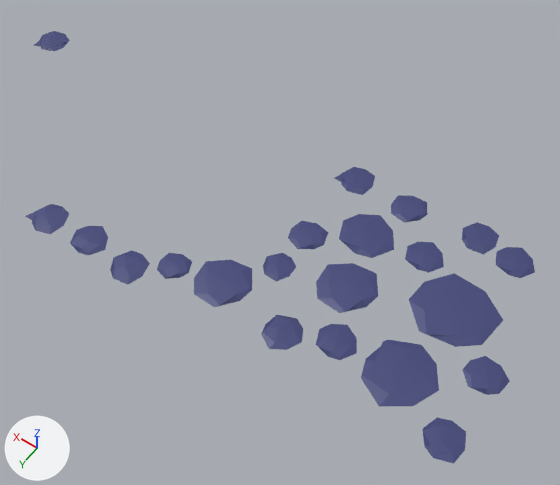
The FBX model World Builder/Assets/Development/Art/tileset_path_rocky.fbx, before and after one commit.
Before and after are seen from a 50 mm camera at (76.96, 8.31, 13.43) aimed at (83.33, -0.61, -0.58). The lights are fixed; the arrows at lower left show +X, +Y and +Z. Where no turn or scale is listed for an object, it has been applied to the vertices.

Names of what the first picture shows: 'path_tiles_flat', 'path_tiles_in', 'path_tiles_line', 'path_tiles_out', 'path_tiles_saddle'.
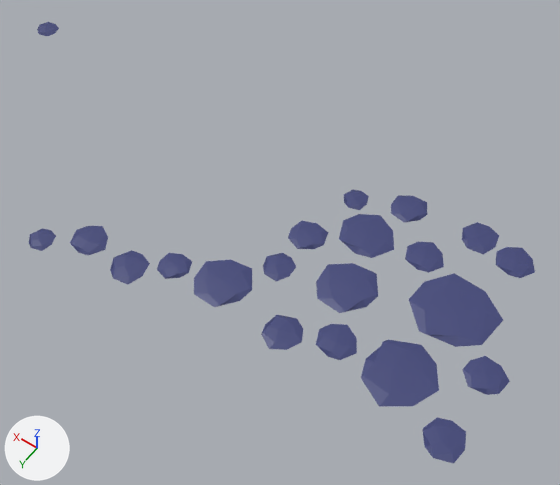
Location of each change, (x1, y1, x2, y2) in pixels of the pictures (560 x 485 px; the box of a moved part takes in the faces that stretch with it):
'path_tiles_saddle', reshaped (31% narrower, 13% taller): before (26, 31, 70, 234); after (29, 22, 59, 251)
'path_tiles_out', reshaped (38% narrower, 24% shorter): before (334, 167, 375, 195); after (344, 189, 369, 210)
part 1 of me_base_out_005, moved or reshaped: before (32, 204, 69, 234); after (29, 228, 56, 251)
part 2 of me_base_out_005, moved or reshaped: before (39, 31, 70, 51); after (37, 22, 59, 36)
part 3 of me_base_out_005, deleted: before (26, 207, 66, 222)
part 4 of me_base_out_004, moved or reshaped: before (341, 167, 375, 195); after (344, 189, 369, 210)
part 5 of me_base_out_004, deleted: before (334, 170, 371, 183)

The edits, one by one:
me_base_out_004 has 30 vertices, 25 faces and spans x -2.735..-1.852, y 1.791..2.644, z -0.063..0.07.
me_base_out_004 is used by ob_path_tiles_out; location (85.0, -5.0, 0.0).
me_base_out_004 part 4: the loose piece of 26 vertices spanning x -2.735..-1.903, y 1.791..2.644, z -0.063..0.07 is scaled about its middle by (0.714, 0.714, 1), then moved by (-0.289, 0.523, 0.0).
me_base_out_004 part 5: the loose piece of 4 vertices spanning x -2.5..-1.852, y 1.852..2.5, z 0.036 is deleted.
me_base_out_005 has 60 vertices, 50 faces and spans x -2.74..2.64, y -2.74..2.64, z -0.06..0.07.
me_base_out_005 is used by ob_path_tiles_saddle; location (90.0, 0.0, 0.0).
me_base_out_005 part 1: the loose piece of 26 vertices spanning x -2.74..-1.9, y 1.79..2.64, z -0.06..0.07 is scaled about its middle by (0.714, 0.714, 1), then moved by (-0.29, 0.52, 0.0).
me_base_out_005 part 2: the loose piece of 26 vertices spanning x 1.79..2.64, y -2.74..-1.9, z -0.06..0.07 is scaled about its middle by (0.714, 0.714, 1), then moved by (0.52, -0.29, 0.0).
me_base_out_005 part 3: the loose piece of 4 vertices spanning x -2.5..-1.85, y 1.85..2.5, z 0.04 is deleted.
